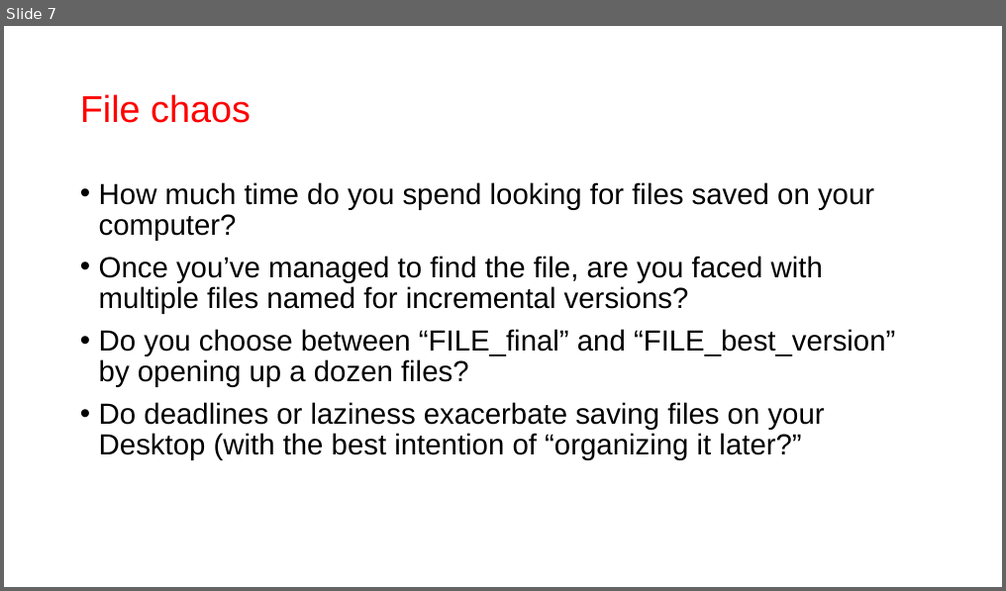
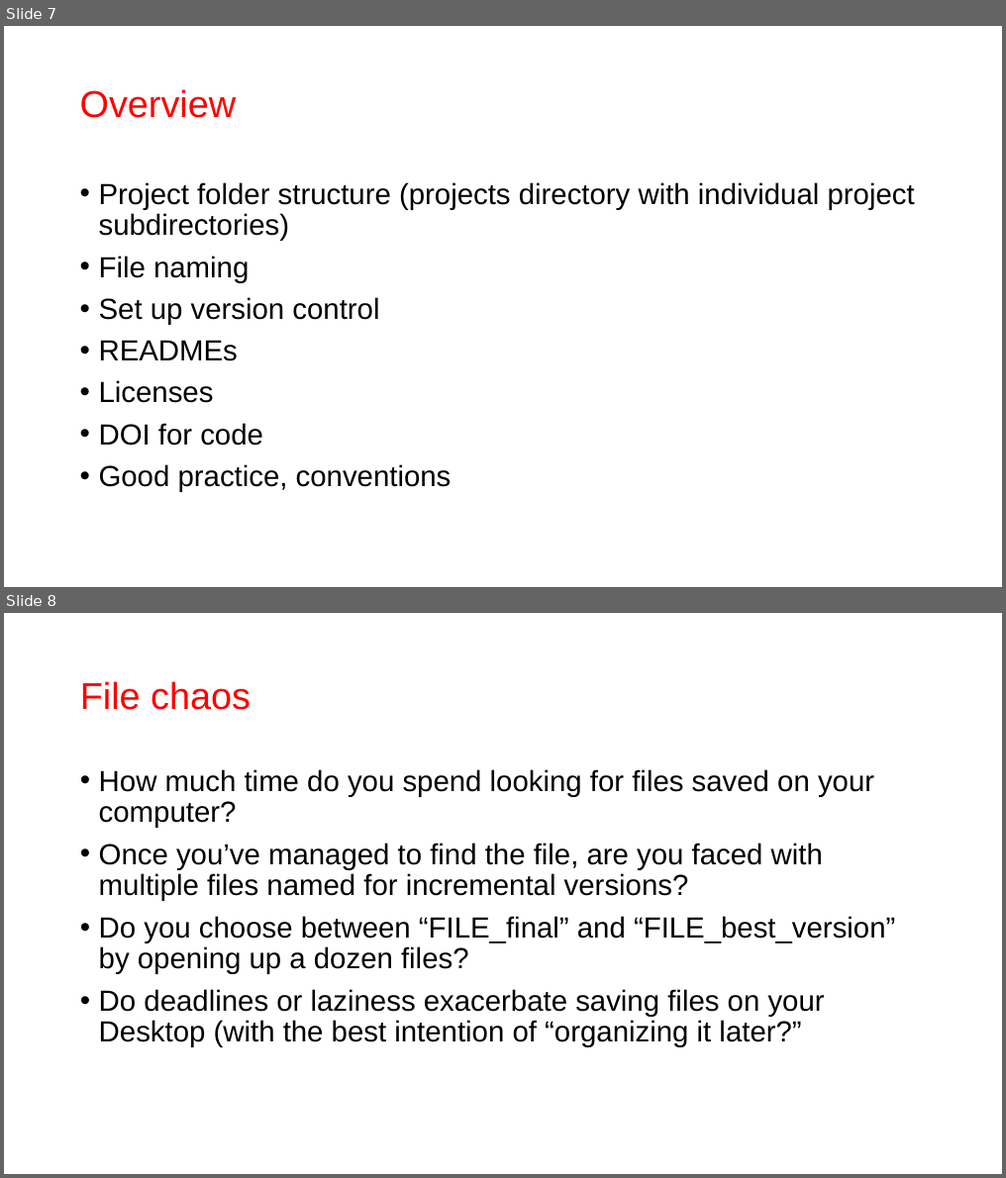
Before and after one commit to ekatko1/git-rganized, a slide deck: presentation_part2.pptx. Shown one above the other, each under a label of ours: slide 7 before the commit, slides 7 and 8 after it. The pictures are 1006x591 and 1006x1178 pixels, drawn with LibreOffice and Linux fonts; fonts in the diff are those of the drawing. Boxes give left, top, right and bottom in pixels: in the first picture for what was removed or moved away, otherwise in the second. Text is boxed around its words. In the diff, an @@ line names an element or a change of style, - is before the commit and + after.

Commit message:
Added overview slide summarizing planned talk material

```diff
--- a/presentation_part2.pptx
+++ b/presentation_part2.pptx
@@ slide 7 added at (4,26,1002,587), background #FFFFFF @@
@@ text added at (80,89,236,118), 36 pt, text #FF0000 @@
+Overview
@@ text added at (99,182,915,492), 28 pt, text #000000 @@
+• Project folder structure (projects directory with individual project subdirectories)
+• File naming
+• Set up version control
+• READMEs
+• Licenses
+• DOI for code
+• Good practice, conventions
@@ what was slide 7 is now slide 8 @@
```
